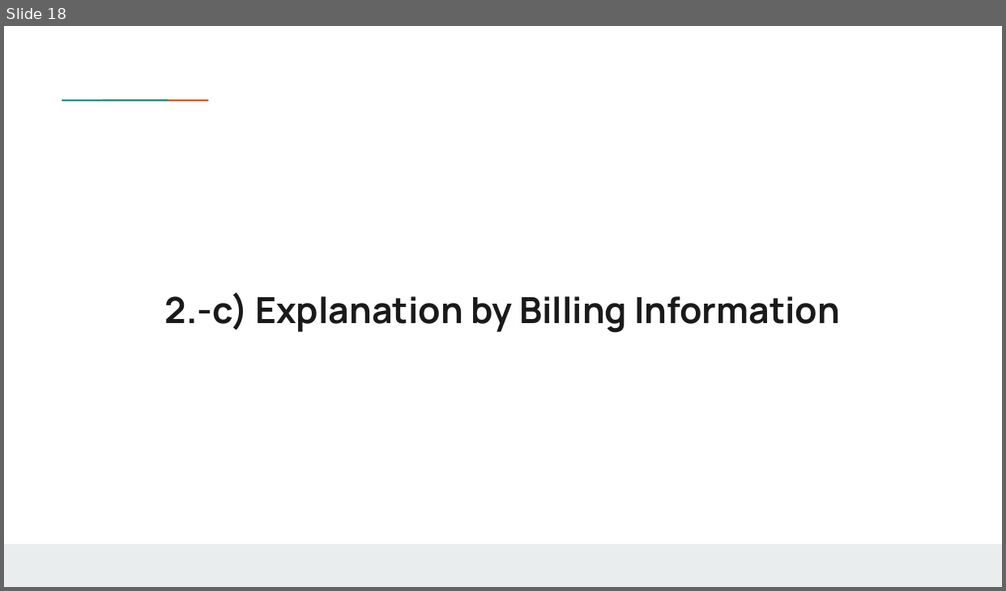
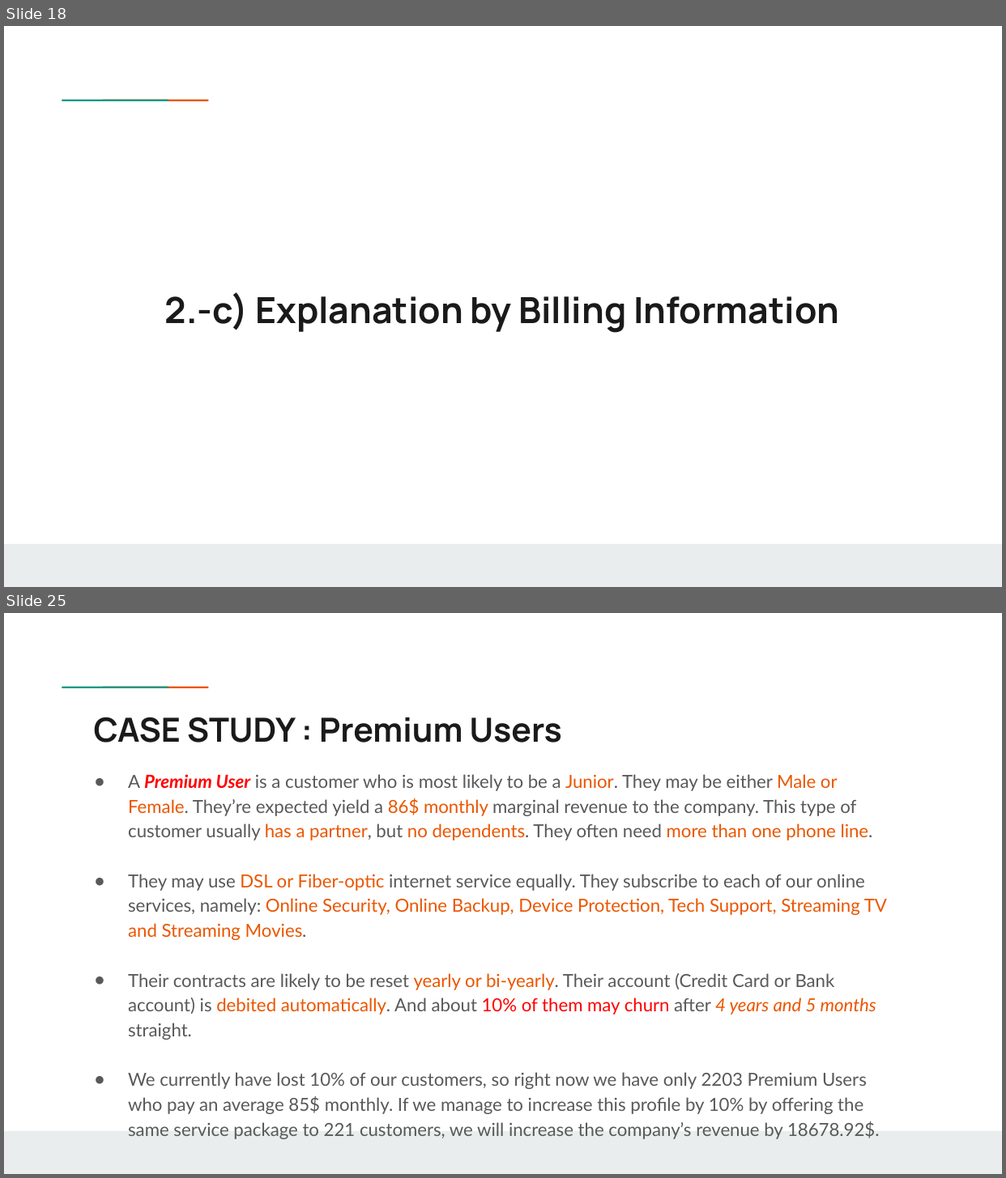
Before and after one commit to weinerkervens/churn_analysis, a slide deck: presentation.pptx. Shown one above the other, each under a label of ours: slide 18 before the commit, slides 18 and 25 after it; the slides between them are not shown. The pictures are 1006x591 and 1006x1178 pixels, drawn with LibreOffice and Linux fonts; fonts in the diff are those of the drawing; background and template pictures are left out. Boxes give left, top, right and bottom in pixels: in the first picture for what was removed or moved away, otherwise in the second. Text is boxed around its words. In the diff, an @@ line names an element or a change of style, - is before the commit and + after.

```diff
--- a/presentation.pptx
+++ b/presentation.pptx
@@ slide 25 added at <box>4,613,1002,1174</box>, background #FFFFFF; not listed: 3 template elements that a slide beside it also shows @@
@@ title added at <box>94,717,562,743</box>, 24 pt, text #1A1A1A, bold @@
+CASE STUDY : Premium Users
@@ text added at <box>128,774,887,1139</box>, 13 pt, text #595959 @@
+● A Premium User is a customer who is most likely to be a Junior. They may be either Male or Female. They’re expected yield a 86$ monthly marginal revenue to the company. This type of customer usually has a partner, but no dependents. They often need more than one phone line.
+● They may use DSL or Fiber-optic internet service equally. They subscribe to each of our online services, namely: Online Security, Online Backup, Device Protection, Tech Support, Streaming TV and Streaming Movies.
+● Their contracts are likely to be reset yearly or bi-yearly. Their account (Credit Card or Bank account) is debited automatically. And about 10% of them may churn after 4 years and 5 months straight.
+● We currently have lost 10% of our customers, so right now we have only 2203 Premium Users who pay an average 85$ monthly. If we manage to increase this profile by 10% by offering the same service package to 221 customers, we will increase the company’s revenue by 18678.92$.
```
Also in this commit, not shown: 4 slides changed, 8 other slides added, 3 slides removed.
